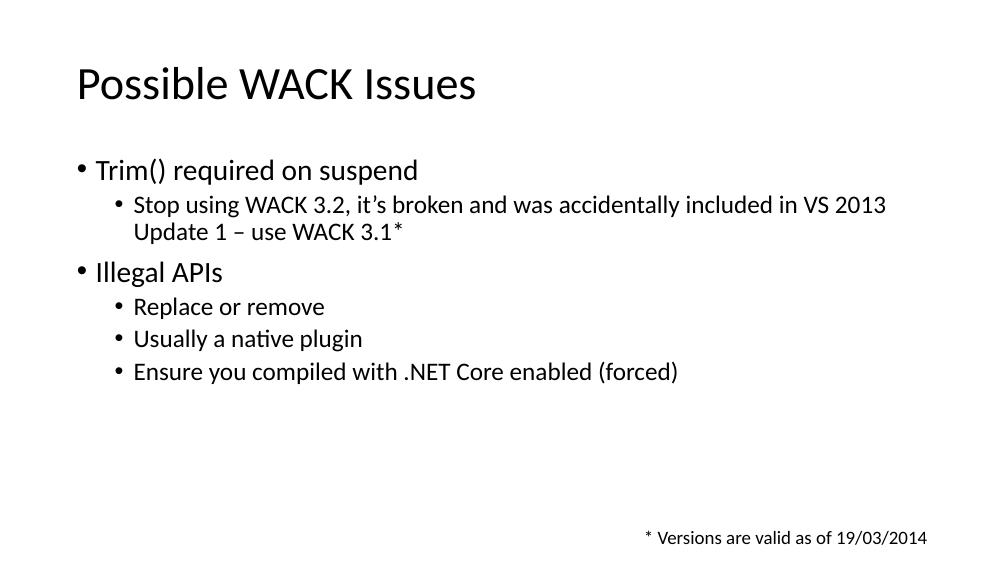
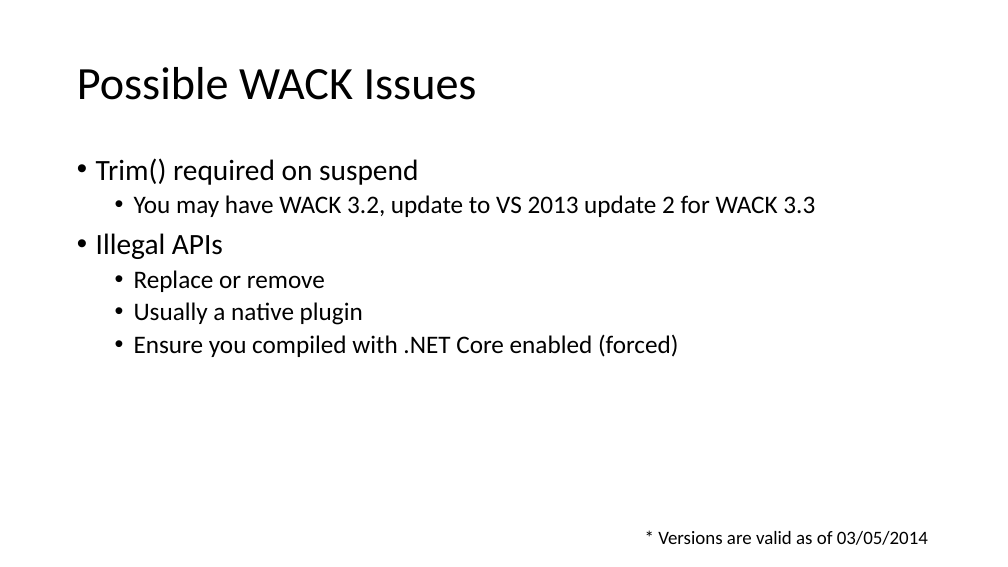
Before and after one commit to quandtm/UnityWin8Porting, a slide deck: slide 9 of PortingUnity_Win8.pptx (slide 6 before the commit). Drawn at 1008x567 pixels with LibreOffice and Linux fonts; fonts in the diff are those of the drawing. Boxes give left, top, right and bottom in pixels: in the first picture for what was removed or moved away, otherwise in the second. Text is boxed around its words. In the diff, an @@ line names an element or a change of style, - is before the commit and + after.

```diff
--- a/PortingUnity_Win8.pptx
+++ b/PortingUnity_Win8.pptx
@@ text at (134,195,815,217): text changed @@
-  • Stop using WACK 3.2, it’s broken and was accidentally included in VS 2013 Update 1 – use WACK 3.1*
+  • You may have WACK 3.2, update to VS 2013 update 2 for WACK 3.3
@@ text at (658,531,928,545): text changed @@
-* Versions are valid as of 19/03/2014
+* Versions are valid as of 03/05/2014
```
Also in this commit, not shown: 2 other slides changed, 4 slides added.
